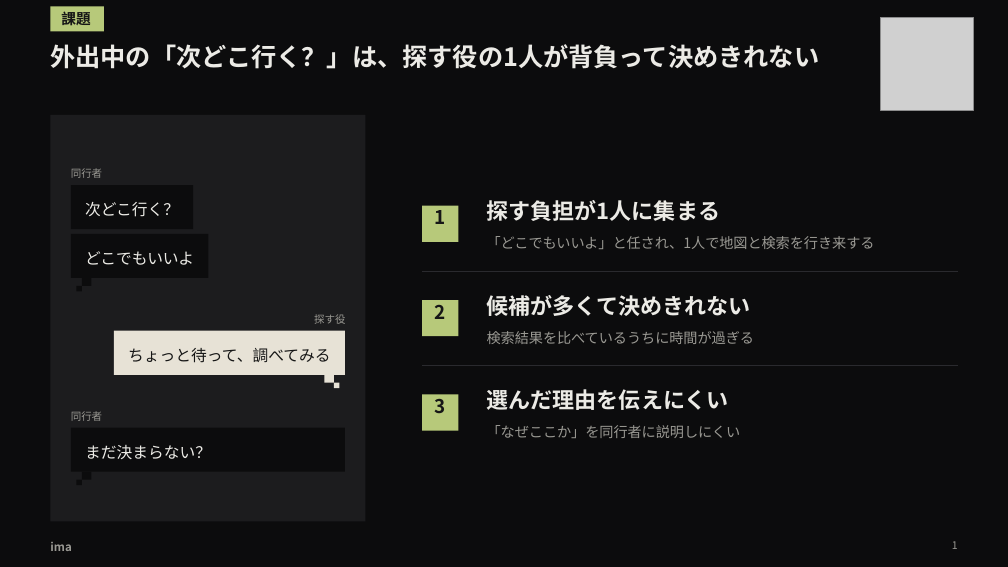
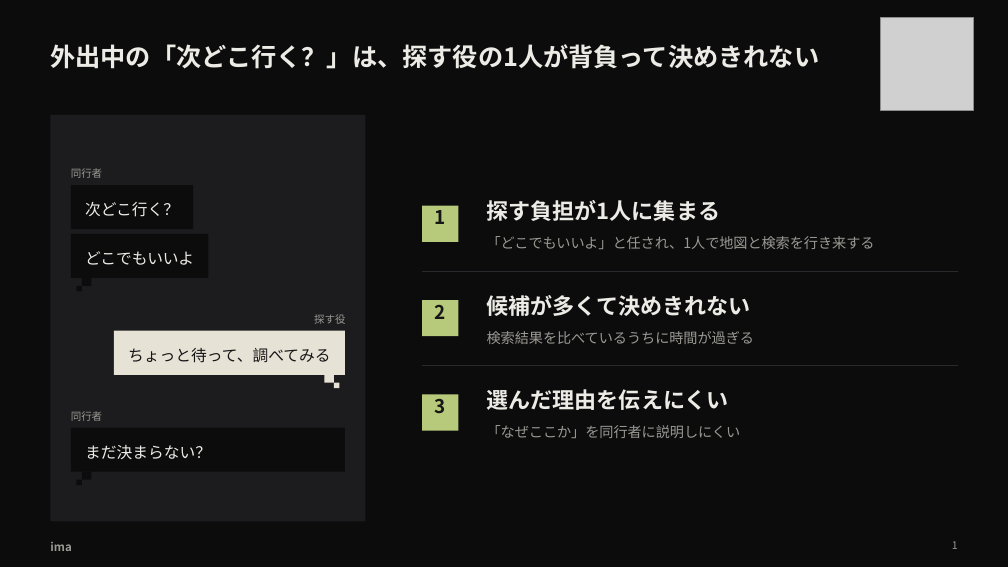
Before and after one commit to takapom/ima-app, a slide deck: slide 2 of docs/pitch/ima-pitch.pptx. Drawn at 1008x567 pixels with LibreOffice and Linux fonts; fonts in the diff are those of the drawing; grey boxes stand for pictures. Boxes give left, top, right and bottom in pixels: in the first picture for what was removed or moved away, otherwise in the second. Text is boxed around its words. In the diff, an @@ line names an element or a change of style, - is before the commit and + after.

```diff
--- a/docs/pitch/ima-pitch.pptx
+++ b/docs/pitch/ima-pitch.pptx
@@ rectangle removed at <box>51,6,104,31</box> @@
-課題
```
Also in this commit, not shown: 7 other slides changed, 5 other files.
